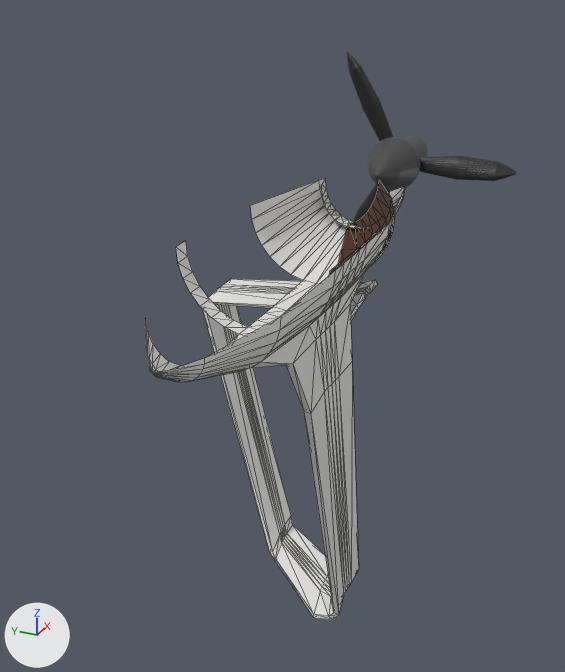
Before and after pictures for a commit that changed the glTF model assets/synergy_solid.glb.
Rendered twice from a 50 mm camera at (-4.14, -1.62, 0.43) aimed at (-1.07, -0.24, -1.11). Arrows for +X, +Y and +Z are at lower left; the lights stay in place. The older version comes first. Mesh edges are drawn as thin lines on the coarser meshes.

In view in the first picture: 'geometry_0', 'geometry_1', 'geometry_3', 'geometry_4', 'geometry_5', 'geometry_6' and 1 more.
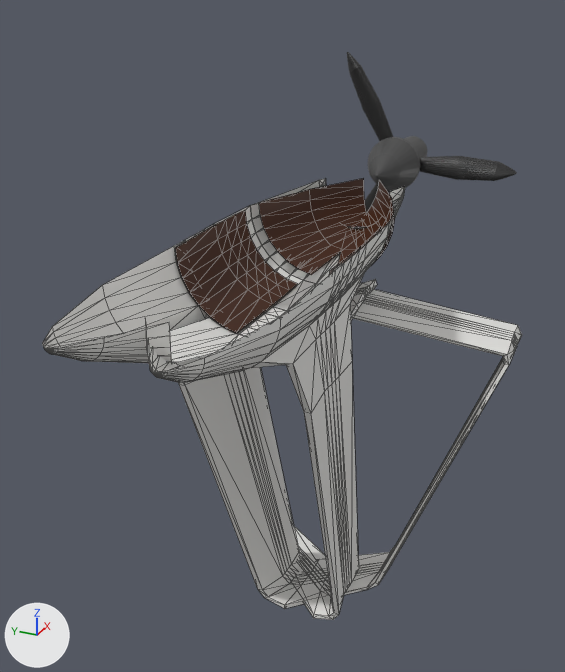
Where the change shows, as pixel boxes [x1, y1, x2, y2] in the pictures (565 x 672 px):
'geometry_1', reshaped (84% wider)
    before: [145, 178, 405, 620]
    after: [42, 178, 522, 620]
'geometry_5', reshaped (mostly hidden before)
    before: [329, 227, 381, 275]
    after: [175, 210, 381, 333]
'geometry_6', reshaped
    before: [338, 180, 395, 264]
    after: [259, 178, 395, 275]
part 1 of me_geometry_1, added
    after: [42, 179, 522, 609]
part 2 of me_geometry_5, added (brown)
    after: [175, 210, 297, 333]
part 3 of me_geometry_6, added (brown)
    after: [259, 178, 366, 275]

The change in detail:
me_geometry_1 is used by ob_geometry_1; location (0.0, 0.0, 0.0).
me_geometry_1 had 375 vertices, 677 faces and spanned x -2.62..-0.32, y -0.73..0.44, z -2.64..-0.5.
me_geometry_1 now has 750 vertices, 1354 faces and spans x -2.62..-0.32, y -1.24..0.44, z -2.64..-0.5.
me_geometry_1 part 1: the loose piece of 375 vertices spanning x -2.62..-0.32, y -0.73..0.44, z -2.64..-0.5 is copied, and the copy is mirrored in y about its middle, then moved by (0.0, -0.51, 0.0); it spans x -2.62..-0.32, y -1.24..-0.07, z -2.64..-0.5.
me_geometry_5 is used by ob_geometry_5; location (0.0, 0.0, 0.0).
me_geometry_5 had 40 vertices, 56 faces and spanned x -1.71..-1.12, y -0.721..-0.458, z -0.82..-0.504.
me_geometry_5 now has 80 vertices, 112 faces and spans x -1.71..-1.12, y -0.721..-0.077, z -0.82..-0.504.
me_geometry_5 part 2: the loose piece of 40 vertices spanning x -1.71..-1.12, y -0.721..-0.458, z -0.82..-0.504 is copied, and the copy is mirrored in y about its middle, then moved by (0.0, 0.381, 0.0); it spans x -1.71..-1.12, y -0.341..-0.077, z -0.82..-0.504.
me_geometry_6 is used by ob_geometry_6; location (0.0, 0.0, 0.0).
me_geometry_6 had 24 vertices, 28 faces and spanned x -0.988..-0.334, y -0.73..-0.346, z -0.813..-0.504.
me_geometry_6 now has 48 vertices, 56 faces and spans x -0.988..-0.334, y -0.73..-0.09, z -0.813..-0.504.
me_geometry_6 part 3: the loose piece of 24 vertices spanning x -0.988..-0.334, y -0.73..-0.346, z -0.813..-0.504 is copied, and the copy is mirrored in y about its middle, then moved by (0.0, 0.257, 0.0); it spans x -0.988..-0.334, y -0.474..-0.09, z -0.813..-0.504.
